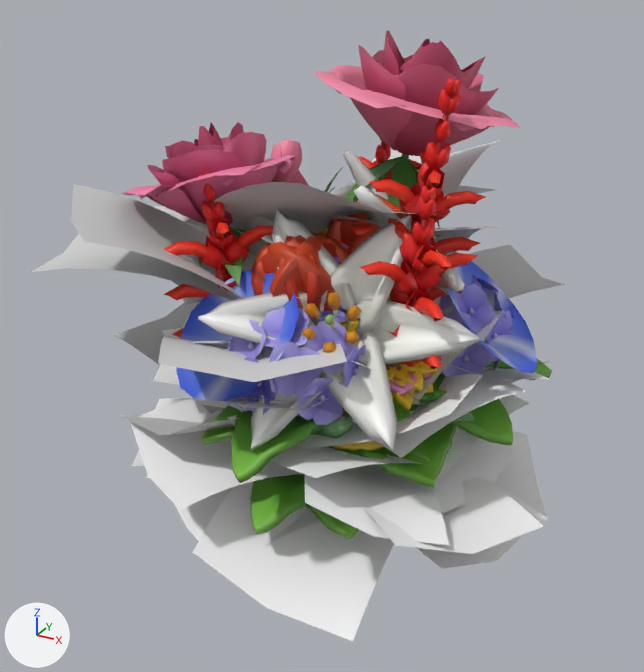
Two versions of the glTF model proto3d/tex/flowers.glb, one commit apart.
Both versions are drawn from a 50 mm camera at (0.612, -1.202, 0.847) aimed at (-0.027, -0.042, 0.267). Arrows for +X, +Y and +Z are at lower left; the lights stay in place. The picture after the commit comes second.

The older version as bpy lines, for what is in view:
```python
me_f1 = bpy.data.meshes.new('F1')
me_f1.from_pydata(...)  # 5328 vertices, 10176 faces; spans x -0.262..0.239, y -0.205..0.224, z -0.004..0.444
me_f1.materials.append(mat_defaultmaterial_001)
me_f2 = bpy.data.meshes.new('F2')
me_f2.from_pydata(...)  # 3357 vertices, 6444 faces; spans x -0.305..0.252, y -0.295..0.226, z -0.002..0.542
me_f2.materials.append(mat_defaultmaterial_002)
me_f9_petal = bpy.data.meshes.new('F9_petal')
me_f9_petal.from_pydata(...)  # 2464 vertices, 3696 faces; spans x -0.342..0.217, y -0.195..0.296, z 0.421..0.726
me_f9_petal.materials.append(mat_defaultmaterial_010)
ob_f1 = bpy.data.objects.new('F1', me_f1)
ob_f1.location = (0.0, 0.0, 0.0)
ob_f2 = bpy.data.objects.new('F2', me_f2)
ob_f2.location = (0.0, 0.0, 0.0)
ob_f9_petal = bpy.data.objects.new('F9_petal', me_f9_petal)
ob_f9_petal.location = (0.0, 0.0, 0.0)
# also in view: 'F3' at (0.008, -0.041, 0.193); 'F9_leaf' at (-0.095, 0.013, 0.293); 'F9' at (-0.079, 0.02, 0.344); 'F0' at (0.007, -0.026, 0.244); 'F4' at (0.029, -0.016, 0.201)
```
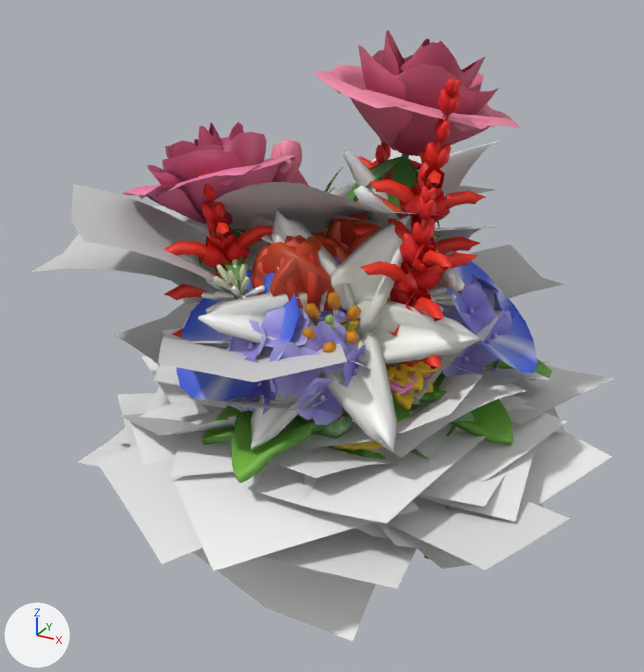
The change, as a list of edits to the scene's bpy script:
```text
Add mat_defaultmaterial_016:
    mat_defaultmaterial_016 = bpy.data.materials.new('DefaultMaterial.016')
    mat_defaultmaterial_016.use_nodes = True; mat_defaultmaterial_016.node_tree.nodes.clear()
    _N = mat_defaultmaterial_016.node_tree.nodes; _L = mat_defaultmaterial_016.node_tree.links
    n0 = _N.new('ShaderNodeOutputMaterial'); n0.name = 'Material Output'
    n1 = _N.new('ShaderNodeBsdfPrincipled'); n1.name = 'Principled BSDF'
    n2 = _N.new('ShaderNodeVertexColor'); n2.name = 'Color Attribute'
    _L.new(n1.outputs[0], n0.inputs[0])  # 'BSDF' to 'Surface'
    _L.new(n2.outputs[0], n1.inputs[0])  # 'Color' to 'Base Color'
Add mat_defaultmaterial_015:
    mat_defaultmaterial_015 = bpy.data.materials.new('DefaultMaterial.015')
    mat_defaultmaterial_015.use_nodes = True; mat_defaultmaterial_015.node_tree.nodes.clear()
    _N = mat_defaultmaterial_015.node_tree.nodes; _L = mat_defaultmaterial_015.node_tree.links
    n0 = _N.new('ShaderNodeOutputMaterial'); n0.name = 'Material Output'
    n1 = _N.new('ShaderNodeBsdfPrincipled'); n1.name = 'Principled BSDF'
    n2 = _N.new('ShaderNodeVertexColor'); n2.name = 'Color Attribute'
    _L.new(n1.outputs[0], n0.inputs[0])  # 'BSDF' to 'Surface'
    _L.new(n2.outputs[0], n1.inputs[0])  # 'Color' to 'Base Color'
Add me_clover_leaf:
    me_clover_leaf.from_pydata(...)  # 540 vertices, 600 faces; spans x -0.428..0.422, y -0.465..0.446, z 0.053..0.17
    me_clover_leaf.materials.append(mat_defaultmaterial_016)
Add me_clover:
    me_clover.from_pydata(...)  # 2202 vertices, 3304 faces; spans x -0.273..0.267, y -0.293..0.276, z -0.003..0.413
    me_clover.materials.append(mat_defaultmaterial_015)
Add ob_clover_leaf:
    ob_clover_leaf = bpy.data.objects.new('clover_leaf', me_clover_leaf)
    ob_clover_leaf.location = (0.0, 0.0, 0.0)
Add ob_clover:
    ob_clover = bpy.data.objects.new('clover', me_clover)
    ob_clover.location = (0.0, 0.0, 0.0)
```

Boxes (x1, y1, x2, y2) around the edits, measured in the pictures (644 x 672 px):
'clover_leaf', added: after (77, 356, 614, 589)
'clover', added (mostly hidden): after (201, 259, 521, 559)
'salvia_leaf', unchanged, covered by the edit: (130, 252, 549, 641) in both
